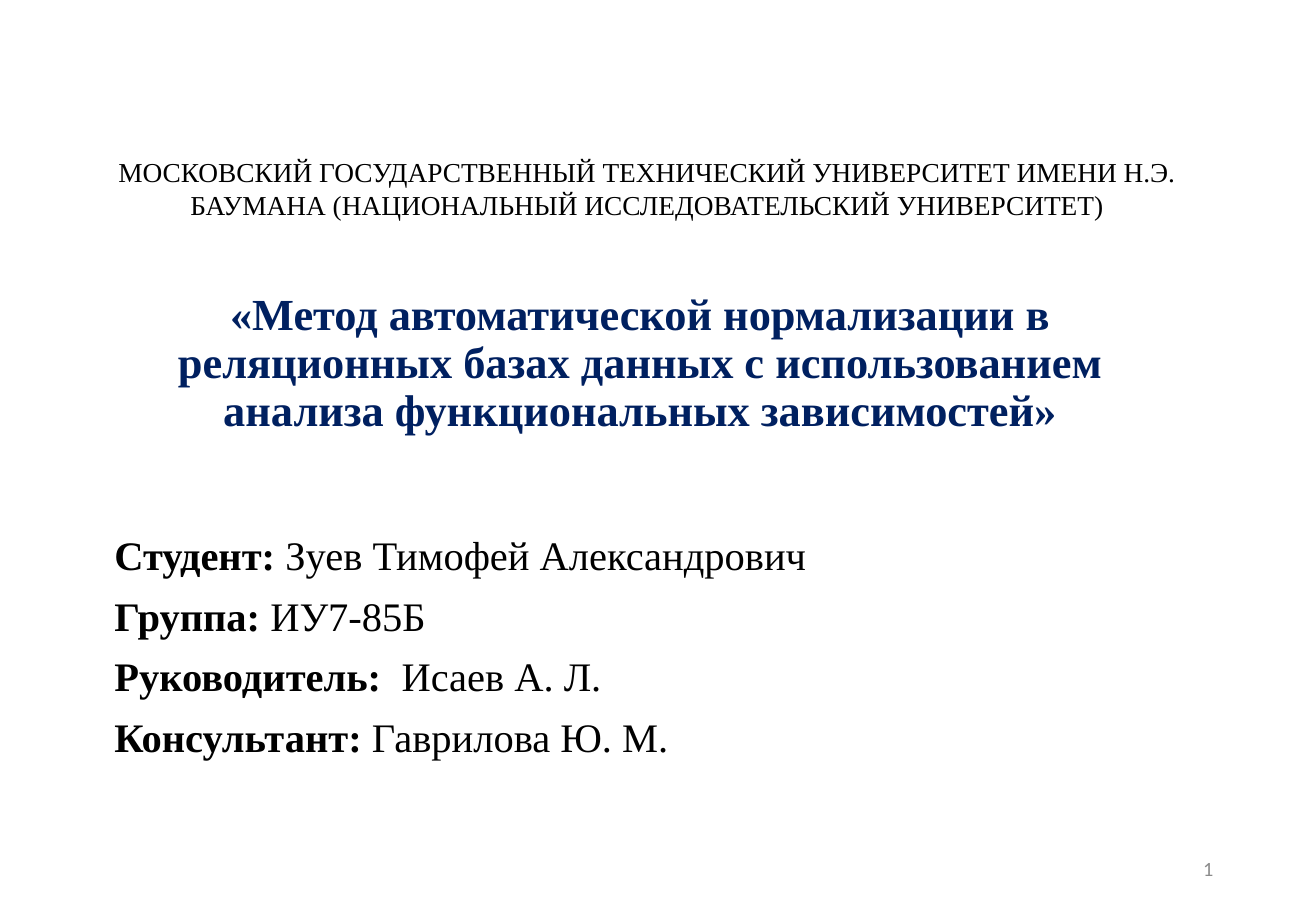
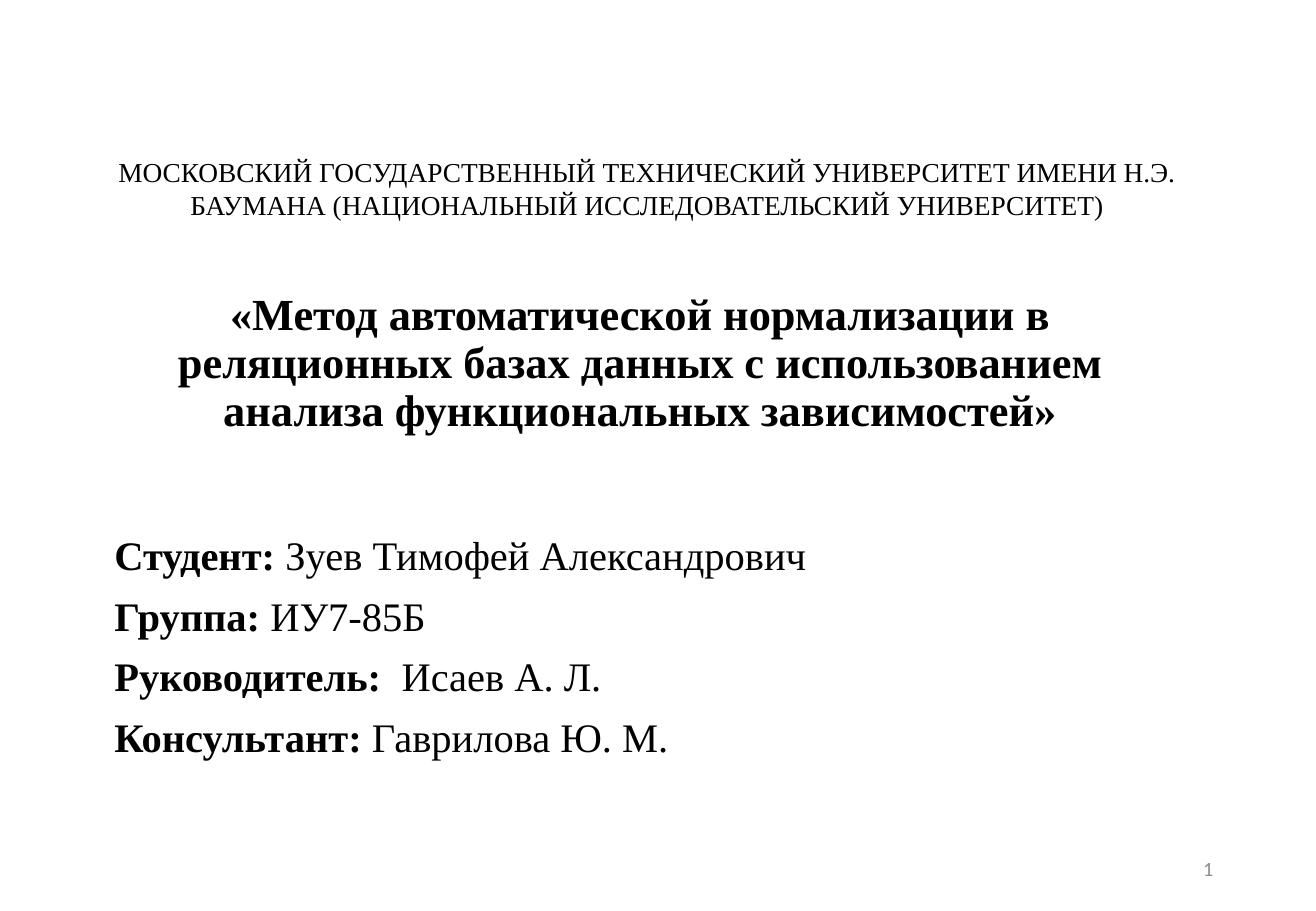
Before and after one commit to sampletext117/auto_normalization, a slide deck: slide 1 of main.pptx. Drawn at 1316x911 pixels with LibreOffice and Linux fonts; fonts in the diff are those of the drawing. Boxes give left, top, right and bottom in pixels: in the first picture for what was removed or moved away, otherwise in the second. Text is boxed around its words. In the diff, an @@ line names an element or a change of style, - is before the commit and + after.

```diff
--- a/main.pptx
+++ b/main.pptx
@@ title "«Метод автоматической нормализации в реляционных ..." at [178,299,1101,435]: text colour #002060 to #000000 @@
```
Also in this commit, not shown: 4 other slides changed, 4 slides added, 5 slides removed, 6 other files.
